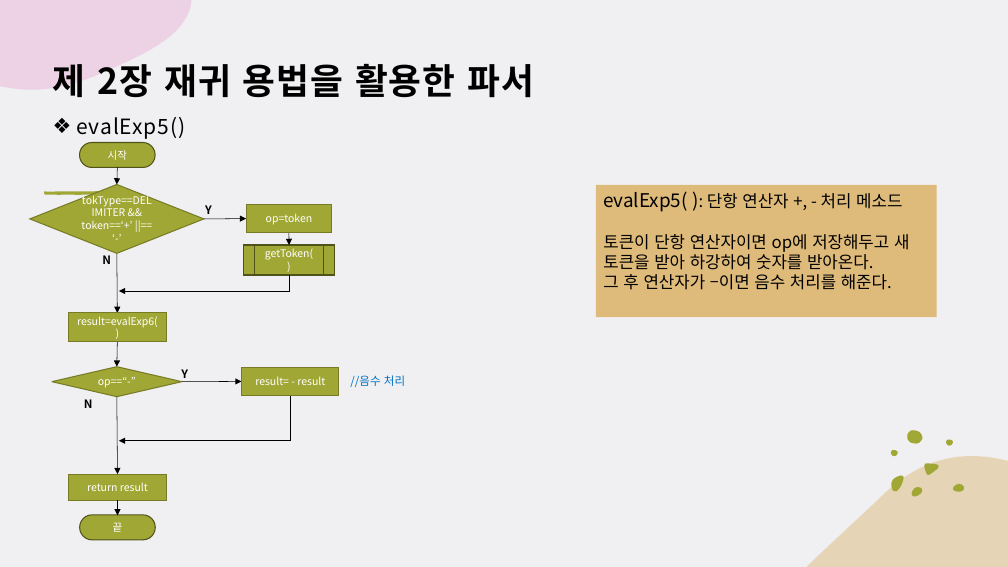
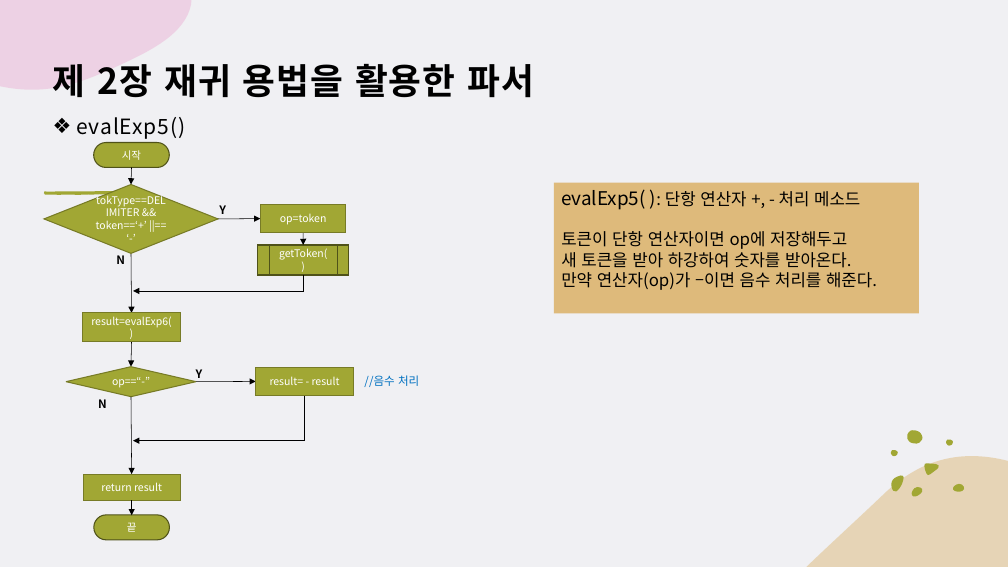
Before and after one commit to chaewon12/art-of-Java, a slide deck: slide 11 of Chapter02/CH02(21.12.27).pptx (slide 10 before the commit). Drawn at 1008x567 pixels with LibreOffice and Linux fonts; fonts in the diff are those of the drawing. Boxes give left, top, right and bottom in pixels: in the first picture for what was removed or moved away, otherwise in the second. Text is boxed around its words. In the diff, an @@ line names an element or a change of style, - is before the commit and + after.

Commit message:
Docs: Revise pptx
Correct typos and add file protection options.

```diff
--- a/Chapter02/CH02(21.12.27).pptx
+++ b/Chapter02/CH02(21.12.27).pptx
@@ 8 arrows, 4 rectangles, 3 texts, 2 diamonds, 2 pill shapes, 2 elbow arrows, 1 flow chart predefined process moved together from (x1=29, y1=143, x2=405, y2=540) to (x1=44, y1=143, x2=419, y2=540) @@
@@ rectangle "evalExp5( ): 단항 연산자 +, ..." resized from (x1=596, y1=185, x2=936, y2=318) to (x1=554, y1=183, x2=920, y2=314) @@
@@ text in rectangle at (x1=561, y1=231, x2=877, y2=290): text changed @@
-토큰이 단항 연산자이면 op에 저장해두고 새 토큰을 받아 하강하여 숫자를 받아온다.
-그 후 연산자가 –이면 음수 처리를 해준다.
+토큰이 단항 연산자이면 op에 저장해두고
+새 토큰을 받아 하강하여 숫자를 받아온다.
+만약 연산자(op)가 –이면 음수 처리를 해준다.
@@ text "N" moved from (x1=102, y1=255, x2=111, y2=264) to (x1=116, y1=255, x2=125, y2=264) @@
@@ text "Y" moved from (x1=181, y1=369, x2=188, y2=382) to (x1=196, y1=369, x2=203, y2=382) @@
```
Also in this commit, not shown: 14 other slides changed, 1 slide added, 1 slide removed, 2 other files.
